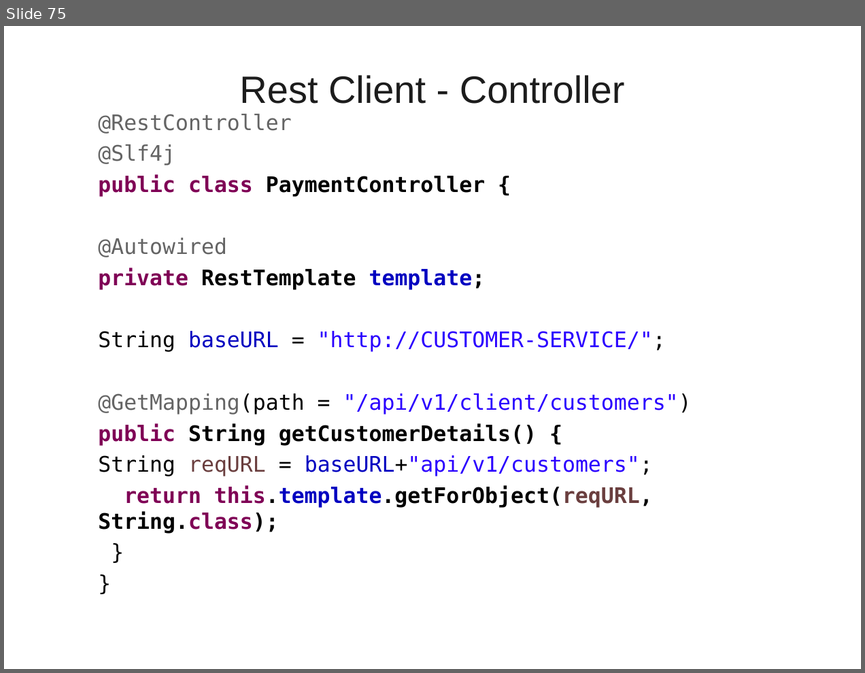
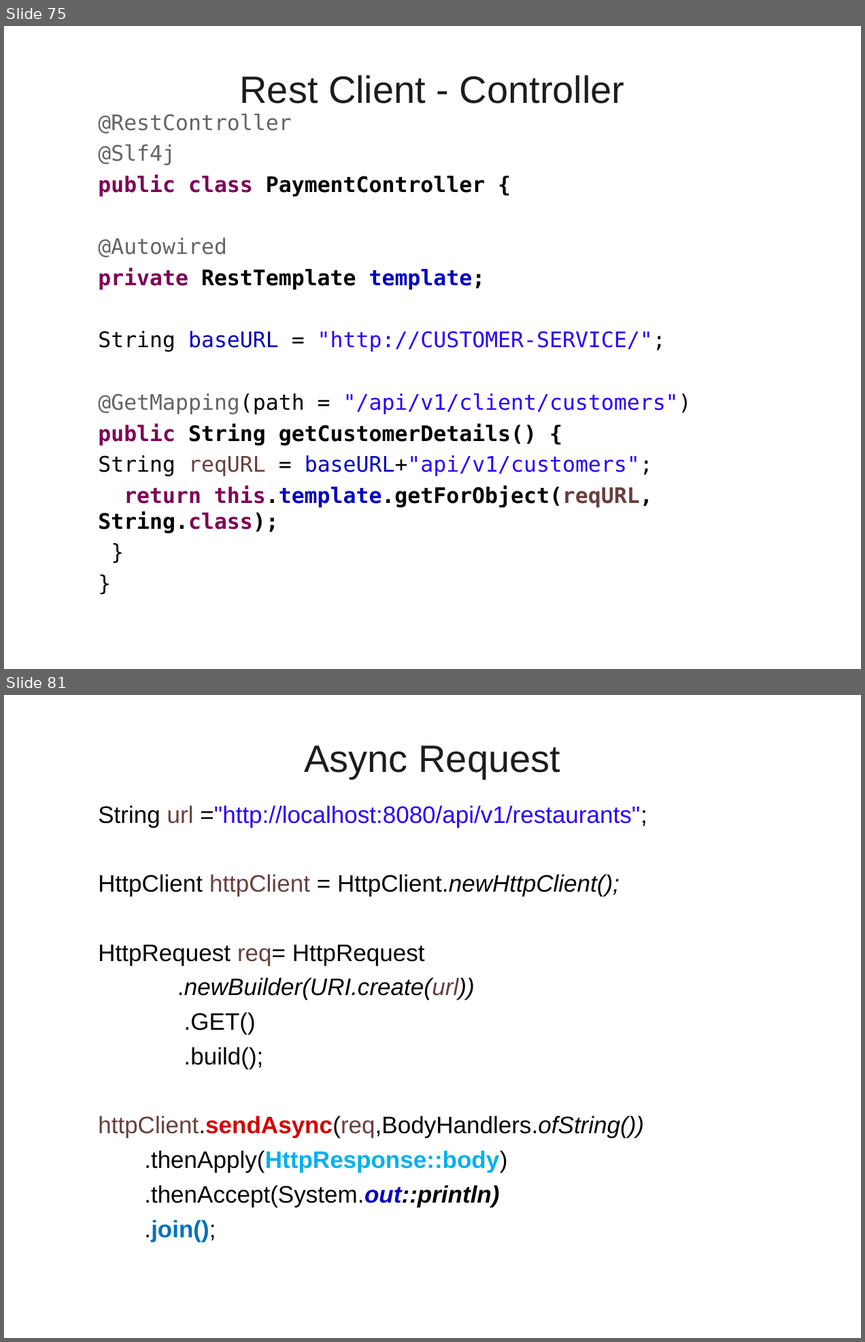
Before and after one commit to vatsanTraining/training_aug_2023, a slide deck: Spring_Aop.ppt. Shown one above the other, each under a label of ours: slide 75 before the commit, slides 75 and 81 after it; the slides between them are not shown. The pictures are 865x673 and 865x1342 pixels, drawn with LibreOffice and Linux fonts; fonts in the diff are those of the drawing; background and template pictures are left out. Boxes give left, top, right and bottom in pixels: in the first picture for what was removed or moved away, otherwise in the second. Text is boxed around its words. In the diff, an @@ line names an element or a change of style, - is before the commit and + after.

```diff
--- a/Spring_Aop.ppt
+++ b/Spring_Aop.ppt
@@ slide 81 added at <box>4,695,861,1338</box>, background picture (left out) @@
@@ title added at <box>304,745,560,779</box>, 32 pt, text #1C1C1C @@
+Async Request
@@ text added at <box>98,805,647,1241</box>, 20 pt, text #000000 @@
+  String url ="http://localhost:8080/api/v1/restaurants";
+  HttpClient httpClient = HttpClient.newHttpClient();
+  HttpRequest req= HttpRequest
+  .newBuilder(URI.create(url))
+  .GET()
+  .build();
+  httpClient.sendAsync(req,BodyHandlers.ofString())
+  .thenApply(HttpResponse::body)
+  .thenAccept(System.out::println)
+  .join();
```
Also in this commit, not shown: 5 other slides added.
